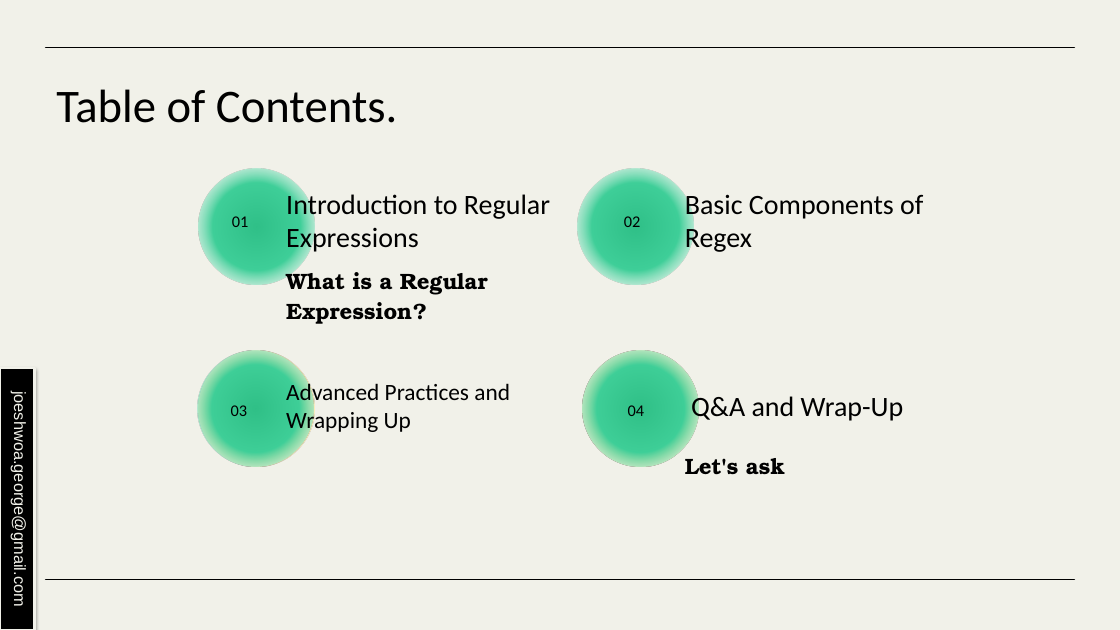
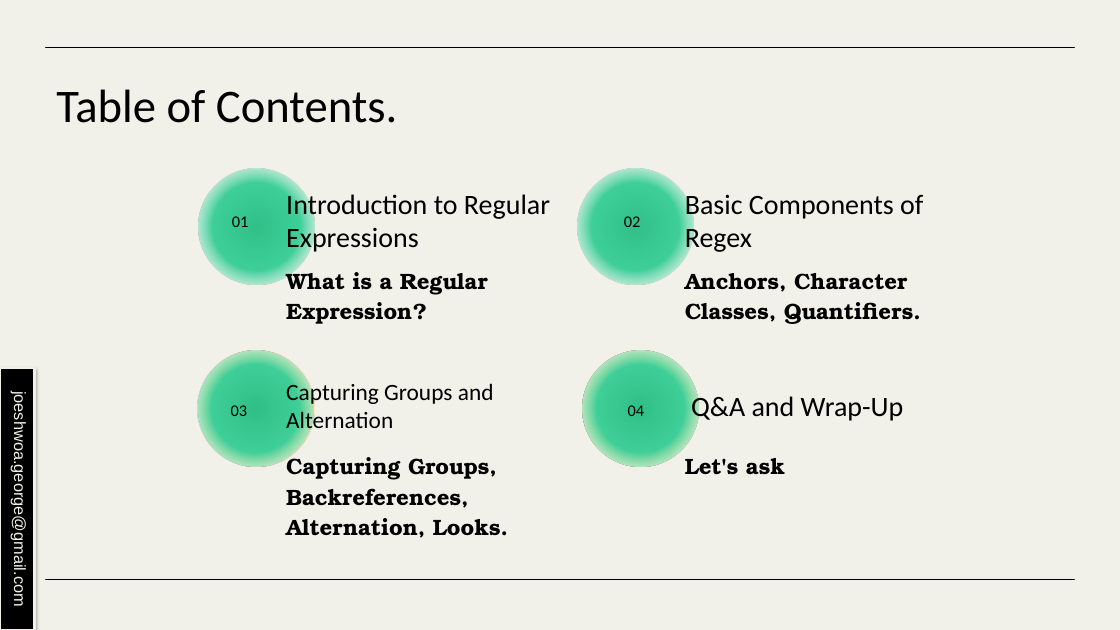
Before and after one commit to joeshwoa/Supabase_course_content, a slide deck: slide 4 of Mastering Supabase Session7.pptx. Drawn at 1120x630 pixels with LibreOffice and Linux fonts; fonts in the diff are those of the drawing. Boxes give left, top, right and bottom in pixels: in the first picture for what was removed or moved away, otherwise in the second. Text is boxed around its words. In the diff, an @@ line names an element or a change of style, - is before the commit and + after.

```diff
--- a/Mastering Supabase Session7.pptx
+++ b/Mastering Supabase Session7.pptx
@@ text added at bbox=[685, 273, 921, 324], 19 pt, text #000000, bold @@
+Anchors, Character Classes, Quantifiers.
@@ title at bbox=[286, 380, 494, 435]: text changed @@
-Advanced Practices and Wrapping Up
+Capturing Groups and Alternation
@@ text added at bbox=[286, 452, 508, 538], 19 pt, text #000000, bold @@
+Capturing Groups, Backreferences, Alternation, Looks.
```
Also in this commit, not shown: 2 other slides changed, 10 other files.
